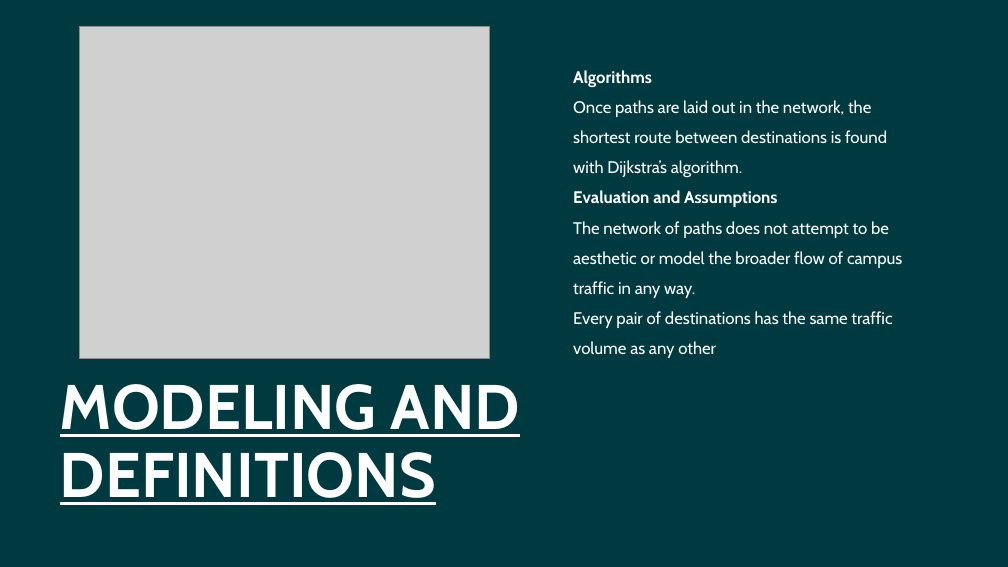
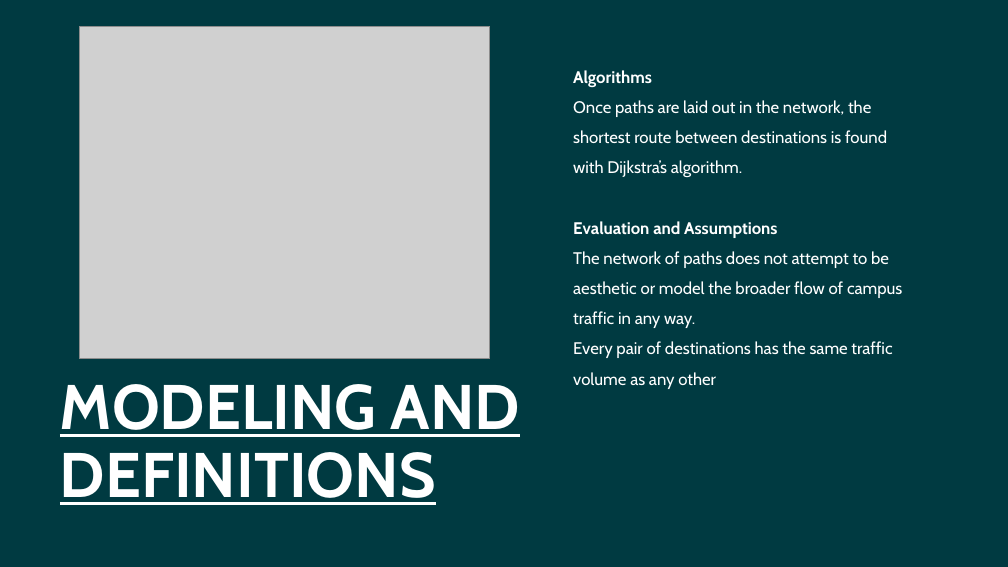
Before and after one commit to AleRicWil/OptProj2026, a slide deck: slide 5 of presentation.pptx. Drawn at 1008x567 pixels with LibreOffice and Linux fonts; fonts in the diff are those of the drawing; grey boxes stand for pictures. Boxes give left, top, right and bottom in pixels: in the first picture for what was removed or moved away, otherwise in the second. Text is boxed around its words. In the diff, an @@ line names an element or a change of style, - is before the commit and + after.

```diff
--- a/presentation.pptx
+++ b/presentation.pptx
@@ text "Algorithms" rewrapped from box(573, 70, 902, 358) to box(573, 70, 902, 389) @@
```
Also in this commit, not shown: 2 other slides changed, 1 other file.
